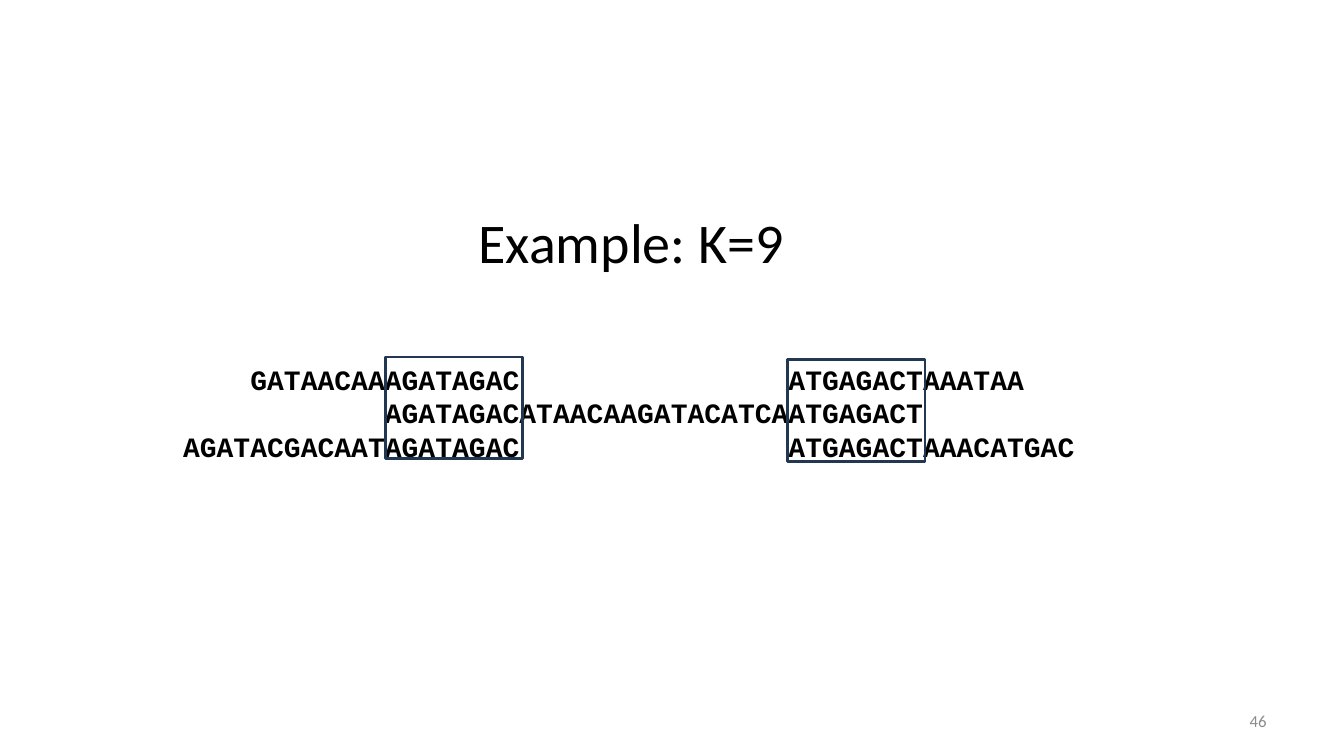
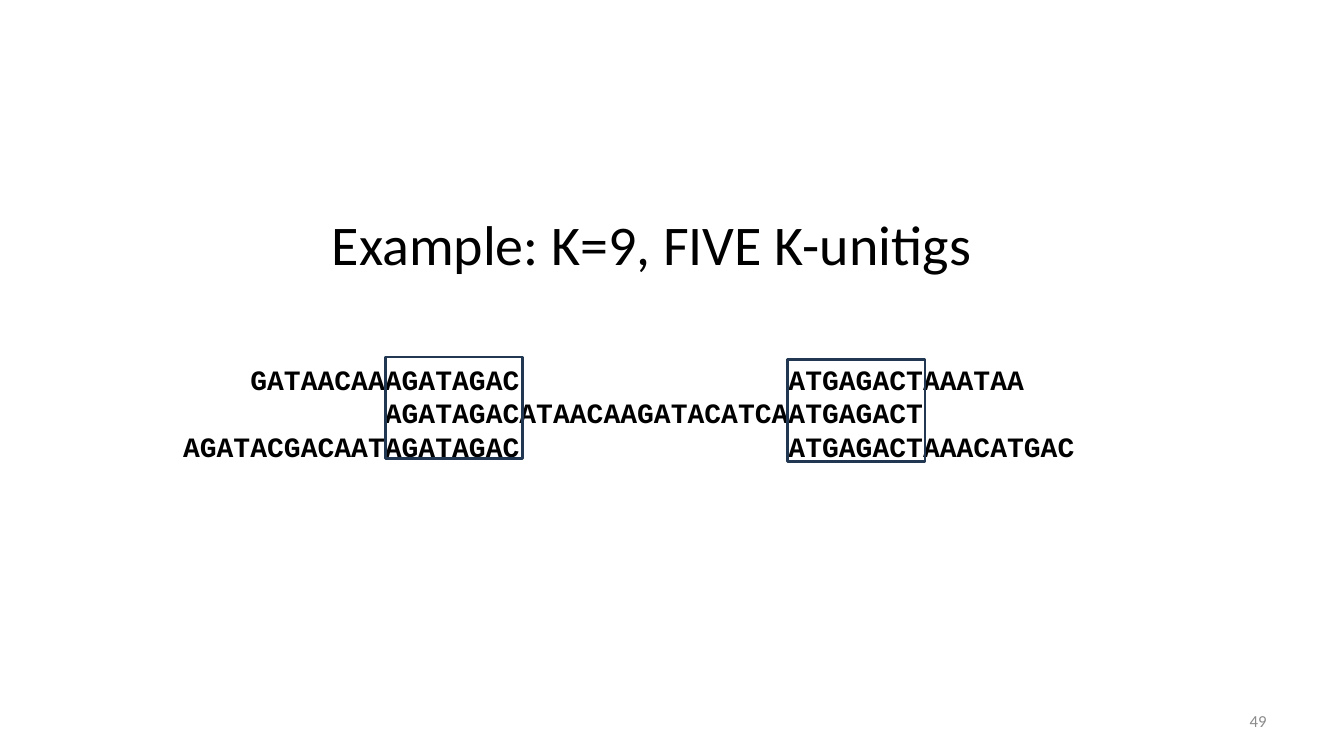
Before and after one commit to alekseyzimin/BME-Algorithms-for-Analysis-of-Genomic-Data, a slide deck: slide 49 of Fall 2026/Week 5 -- Genome Assembly Algorithms.pptx (slide 46 before the commit). Drawn at 1344x756 pixels with LibreOffice and Linux fonts; fonts in the diff are those of the drawing; background and template pictures are left out. Boxes give left, top, right and bottom in pixels: in the first picture for what was removed or moved away, otherwise in the second. Text is boxed around its words. In the diff, an @@ line names an element or a change of style, - is before the commit and + after.

```diff
--- a/Fall 2026/Week 5 -- Genome Assembly Algorithms.pptx
+++ b/Fall 2026/Week 5 -- Genome Assembly Algorithms.pptx
@@ text at [332, 226, 971, 275]: text changed @@
-Example: K=9
+Example: K=9, FIVE K-unitigs
@@ page number at [1250, 716, 1267, 727]: text changed @@
-46
+49
```
Also in this commit, not shown: 21 other slides changed, 5 slides added.
